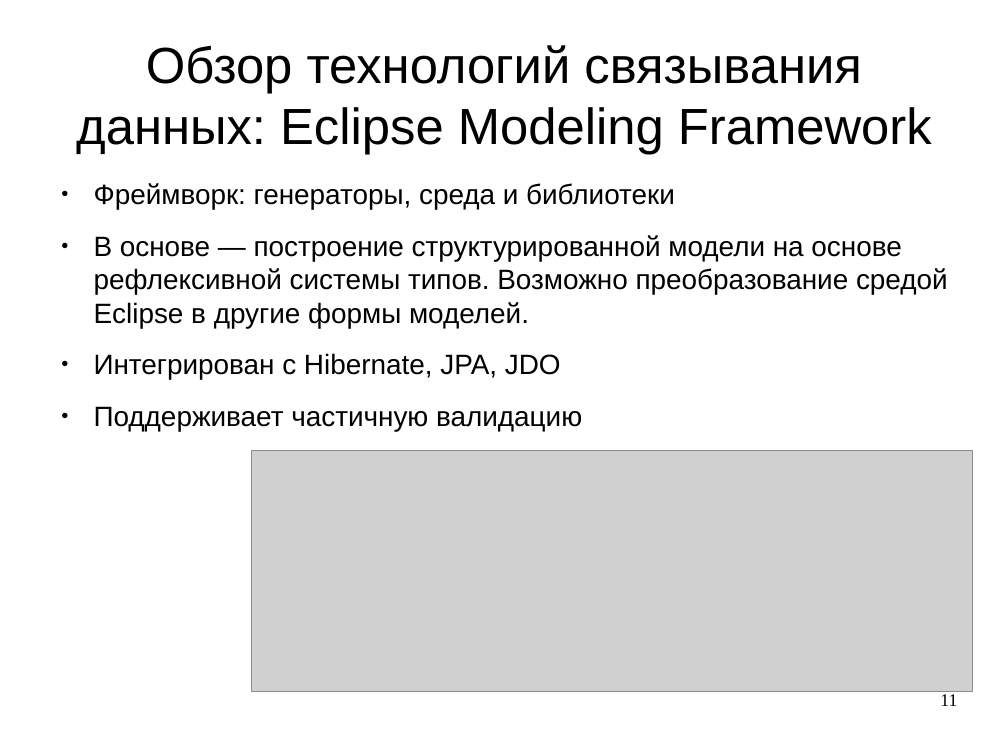
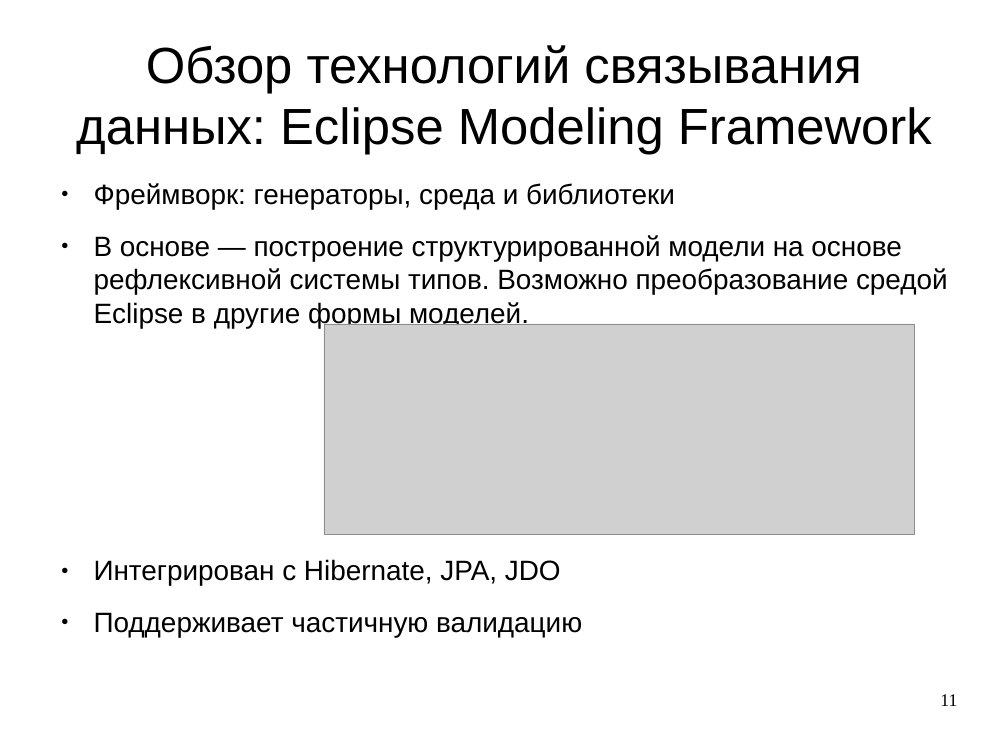
Before and after one commit to aeremenok/a-team-777, a slide deck: slide 11 of diploma/eav/diploma/demo.odp. Drawn at 1008x756 pixels with LibreOffice and Linux fonts; fonts in the diff are those of the drawing; grey boxes stand for pictures. Boxes give left, top, right and bottom in pixels: in the first picture for what was removed or moved away, otherwise in the second. Text is boxed around its words. In the diff, an @@ line names an element or a change of style, - is before the commit and + after.

```diff
--- a/diploma/eav/diploma/demo.odp
+++ b/diploma/eav/diploma/demo.odp
@@ text "Фреймворк: генераторы, среда и библиотеки" rewrapped from [94,183,948,431] to [94,183,948,637] @@
@@ picture: place and size @@
-picture at [252,450,973,692]
+picture at [324,324,915,534]
```
Also in this commit, not shown: 2 other slides changed, 7 other files.
